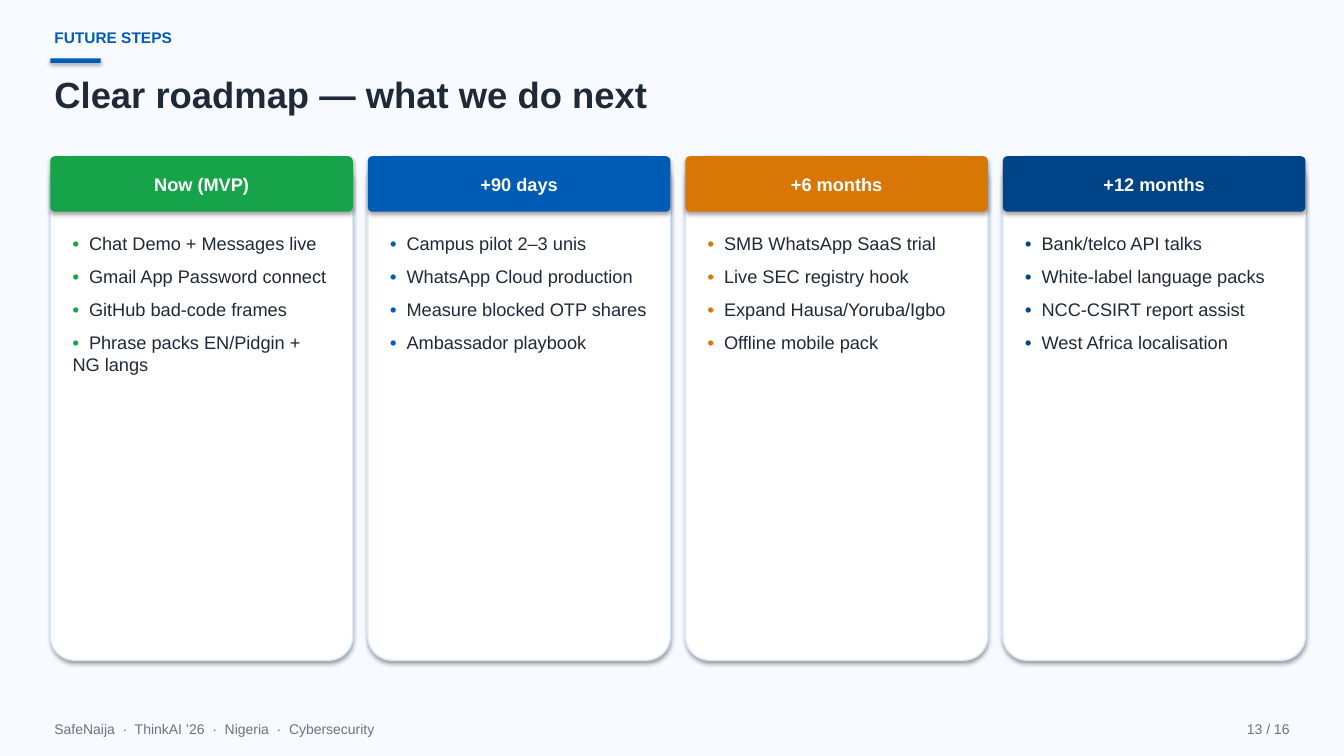
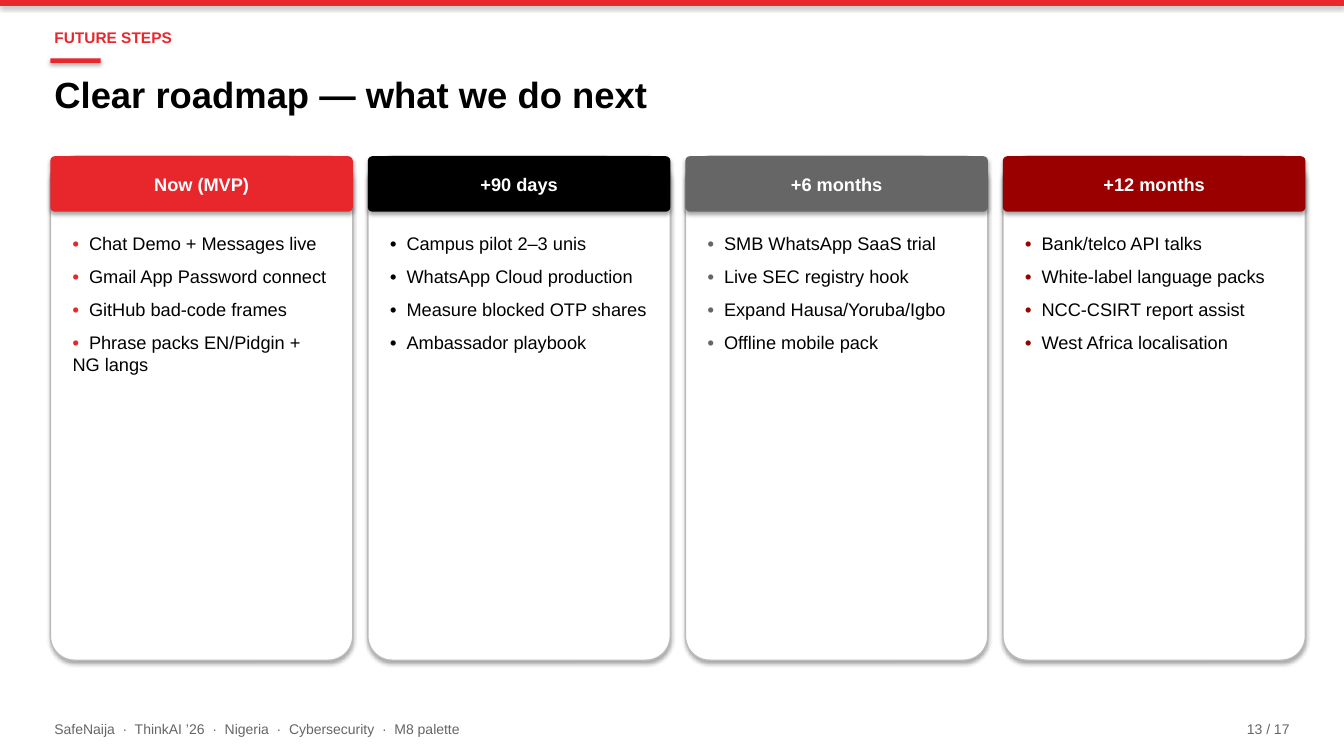
Before and after one commit to Shreeya1-pixel/SafeNajia, a slide deck: slide 13 of outputs/SafeNaija.pptx. Drawn at 1344x756 pixels with LibreOffice and Linux fonts; fonts in the diff are those of the drawing. Boxes give left, top, right and bottom in pixels: in the first picture for what was removed or moved away, otherwise in the second. Text is boxed around its words. In the diff, an @@ line names an element or a change of style, - is before the commit and + after.

```diff
--- a/outputs/SafeNaija.pptx
+++ b/outputs/SafeNaija.pptx
@@ rectangle at (0,0,1344,756): fill #F7FBFF to #FFFFFF @@
@@ rectangle added at (0,0,1344,6), fill #E8272D @@
@@ text "FUTURE STEPS" at (54,32,172,43): text colour #005BB5 to #E8272D @@
@@ rectangle at (50,58,101,63): fill #005BB5 to #E8272D @@
@@ text "Clear roadmap — what we ..." at (54,81,647,116): text colour #1F2937 to #000000 @@
@@ rounded rectangle "Now (MVP)" at (50,156,353,212): fill #16A34A to #E8272D @@
@@ rounded rectangle "+90 days" at (368,156,670,212): fill #005BB5 to #000000 @@
@@ rounded rectangle "+6 months" at (686,156,988,212): fill #D97706 to #666666 @@
@@ rounded rectangle "+12 months" at (1003,156,1306,212): fill #004488 to #9B0000 @@
@@ outline #DBEAFE 1 pt to #BBBBBB 1 pt in 4 elements at (50,156,353,660), (368,156,670,660), (686,156,988,660), (1003,156,1306,660) @@
@@ text "• Chat Demo + Messages ..." at (73,236,327,375): text colour #16A34A to #E8272D in "•", "•", "•", "•"; text colour #1F2937 to #000000 @@
@@ text "• Campus pilot 2–3 unis" at (407,236,647,353): text colour #005BB5 to #000000 in "•", "•", "•", "•"; text colour #1F2937 to #000000 @@
@@ text "• SMB WhatsApp SaaS trial" at (724,236,946,353): text colour #D97706 to #666666 in "•", "•", "•", "•"; text colour #1F2937 to #000000 @@
@@ text "• Bank/telco API talks" at (1042,236,1264,349): text colour #004488 to #9B0000 in "•", "•", "•", "•"; text colour #1F2937 to #000000 @@
@@ text at (54,724,460,737): text changed; text colour #6B7280 to #666666 @@
-SafeNaija · ThinkAI ’26 · Nigeria · Cybersecurity
+SafeNaija · ThinkAI ’26 · Nigeria · Cybersecurity · M8 palette
@@ text at (1247,724,1290,734): text changed; text colour #6B7280 to #666666 @@
-13 / 16
+13 / 17
```
Also in this commit, not shown: 15 other slides changed, 1 slide added, 3 other files.
